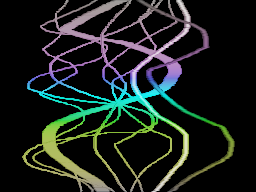
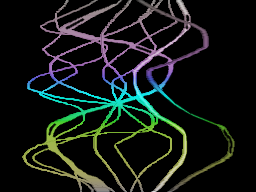
Layered file, before and after one edit (256x192). Changes by layer:
painted on "Effect" over [left=22, top=0, right=235, bottom=191]
showed "BG" over [left=22, top=0, right=235, bottom=191]
